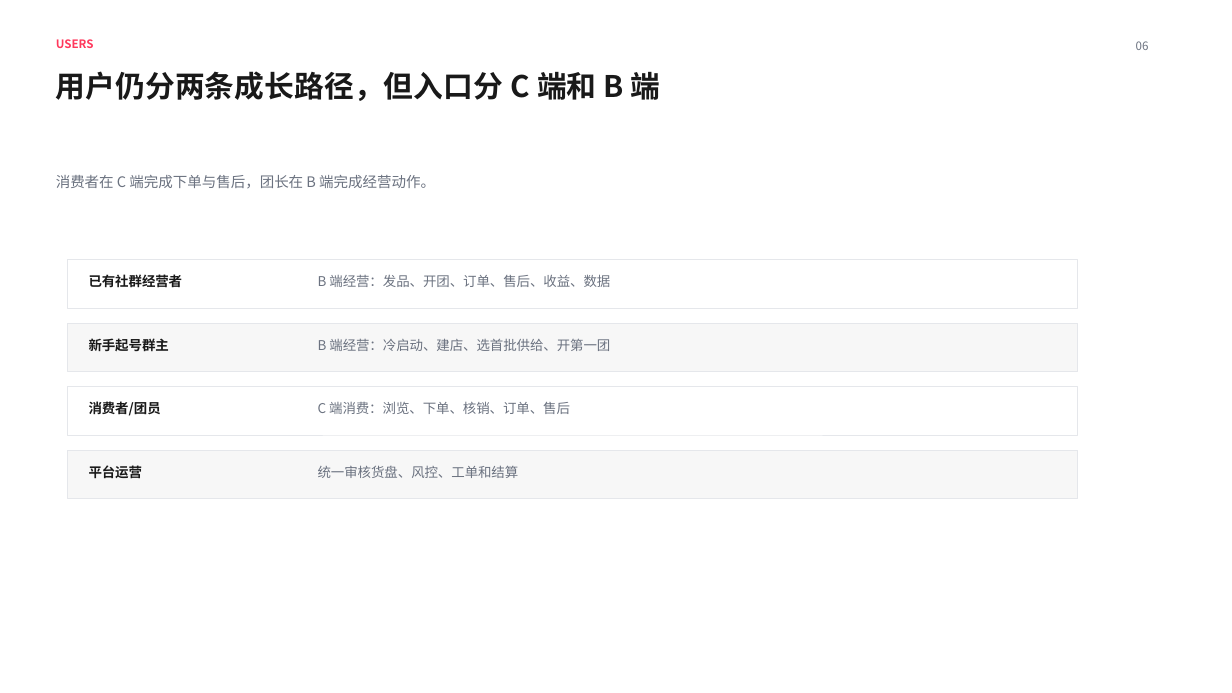
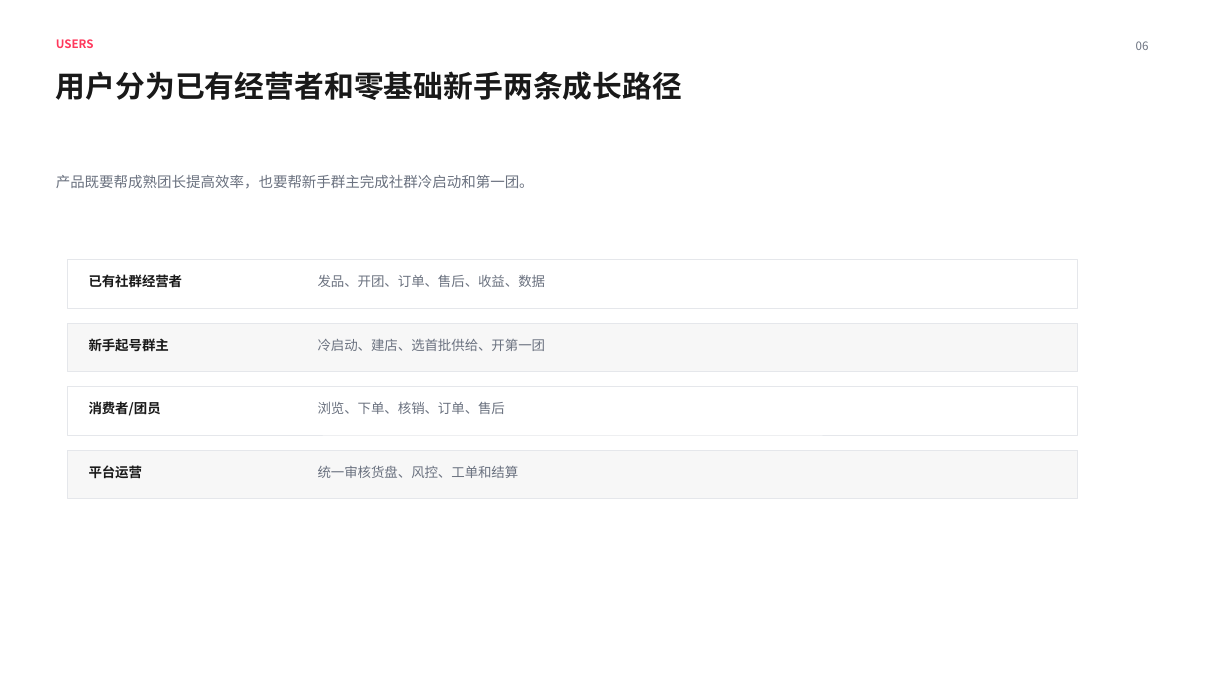
Before and after one commit to 1457513127/codex, a slide deck: slide 6 of 02-项目会/和趣社群店铺三场景产品蓝图同步会.pptx. Drawn at 1232x693 pixels with LibreOffice and Linux fonts; fonts in the diff are those of the drawing. Boxes give left, top, right and bottom in pixels: in the first picture for what was removed or moved away, otherwise in the second. Text is boxed around its words. In the diff, an @@ line names an element or a change of style, - is before the commit and + after.

```diff
--- a/02-项目会/和趣社群店铺三场景产品蓝图同步会.pptx
+++ b/02-项目会/和趣社群店铺三场景产品蓝图同步会.pptx
@@ text at bbox=[56, 71, 682, 100]: text changed @@
-用户仍分两条成长路径，但入口分 C 端和 B 端
+用户分为已有经营者和零基础新手两条成长路径
@@ text at bbox=[56, 175, 534, 189]: text changed @@
-消费者在 C 端完成下单与售后，团长在 B 端完成经营动作。
+产品既要帮成熟团长提高效率，也要帮新手群主完成社群冷启动和第一团。
@@ text at bbox=[318, 275, 545, 287]: text changed @@
-B 端经营：发品、开团、订单、售后、收益、数据
+发品、开团、订单、售后、收益、数据
@@ text at bbox=[318, 339, 545, 351]: text changed @@
-B 端经营：冷启动、建店、选首批供给、开第一团
+冷启动、建店、选首批供给、开第一团
@@ text at bbox=[318, 401, 505, 414]: text changed @@
-C 端消费：浏览、下单、核销、订单、售后
+浏览、下单、核销、订单、售后
```
Also in this commit, not shown: 14 other slides changed, 6 other files.
